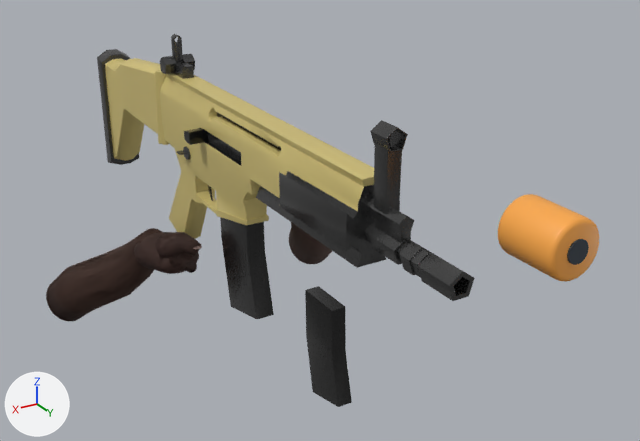
The Blender file art/weapons/ranger.blend: old version first, new version second.
The view is the same before and after, from a camera (50 mm lens) standing at (0.656, 1.599, 0.696) and looking at (-0.034, 0.449, 0.121). The lights are fixed; the arrows at lower left show +X, +Y and +Z. The first picture is the older version.

In view in the first picture: 'AIRSOFT_ORANGE_TIP_07 - fitted protective orange guard', 'AUTHORED scarl FrontIronSight', 'AUTHORED scarl IronSightGeometry', 'AUTHORED scarl MagazineGeometry', 'AUTHORED scarl SpareMagazineGeometry', 'AUTHORED scarl StockGeometry', 'AUTHORED scarl WeaponBodyGeometry', 'Orange tip / black inset bore', 'ranger TWO_HAND LEFT bare anatomical forearm', 'ranger TWO_HAND RIGHT bare anatomical forearm', 'ranger TWO_HAND RIGHT cupped sculpted palm', 'ranger TWO_HAND RIGHT opposable thumb' and 4 more.
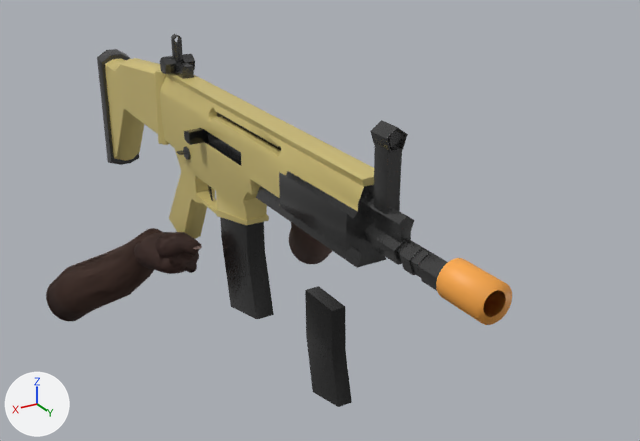
The change, as a list of edits to the scene's bpy script:
```text
Add me_hollow_orange_replica_tip_geometry:
    me_hollow_orange_replica_tip_geometry.from_pydata(...)  # 112 vertices, 84 faces; spans x 0.0649..0.1129, y 0.936..1.002, z 0.2348..0.2828
    me_hollow_orange_replica_tip_geometry.polygons.foreach_set('use_smooth', [True] * 84)
    me_hollow_orange_replica_tip_geometry.materials.append(mat_airsoft_orange_tip_07)  # orange #fba949
Remove ob_airsoft_orange_tip_07___fitted_protective_orange_guard:
    ob_airsoft_orange_tip_07___fitted_protective_orange_guard = bpy.data.objects.new('AIRSOFT_ORANGE_TIP_07 - fitted protective orange guard', me_cylinder)
    ob_airsoft_orange_tip_07___fitted_protective_orange_guard.location = (0.0, 0.98, 0.305)
    ob_airsoft_orange_tip_07___fitted_protective_orange_guard.rotation_euler = (1.571, 0.0, 0.0)  # degrees (90, 0, 0)
    _m = ob_airsoft_orange_tip_07___fitted_protective_orange_guard.modifiers.new('Rounded muzzle shroud', 'BEVEL')
    _m.width = 0.006
    _m.width_pct = 0.006
    _m.segments = 3
Remove ob_orange_tip___black_inset_bore:
    ob_orange_tip___black_inset_bore = bpy.data.objects.new('Orange tip / black inset bore', me_cylinder_001)
    ob_orange_tip___black_inset_bore.location = (0.0, 0.981, 0.305)
    ob_orange_tip___black_inset_bore.rotation_euler = (1.571, 0.0, 0.0)  # degrees (90, 0, 0)
Add ob_airsoft_orange_tip_07___fitted_hollow_muzzle_sleeve:
    ob_airsoft_orange_tip_07___fitted_hollow_muzzle_sleeve = bpy.data.objects.new('AIRSOFT_ORANGE_TIP_07 - fitted hollow muzzle sleeve', me_hollow_orange_replica_tip_geometry)
    ob_airsoft_orange_tip_07___fitted_hollow_muzzle_sleeve.location = (0.0, 0.0, 0.0)
```

Location of each change, [x1, y1, x2, y2] in pixels of the pictures (640 x 441 px):
'AIRSOFT_ORANGE_TIP_07 - fitted protective orange guard', deleted (orange): before [498, 194, 599, 282]
'AIRSOFT_ORANGE_TIP_07 - fitted hollow muzzle sleeve', added (orange): after [436, 258, 512, 325]
'Orange tip / black inset bore', deleted: before [567, 239, 589, 265]
